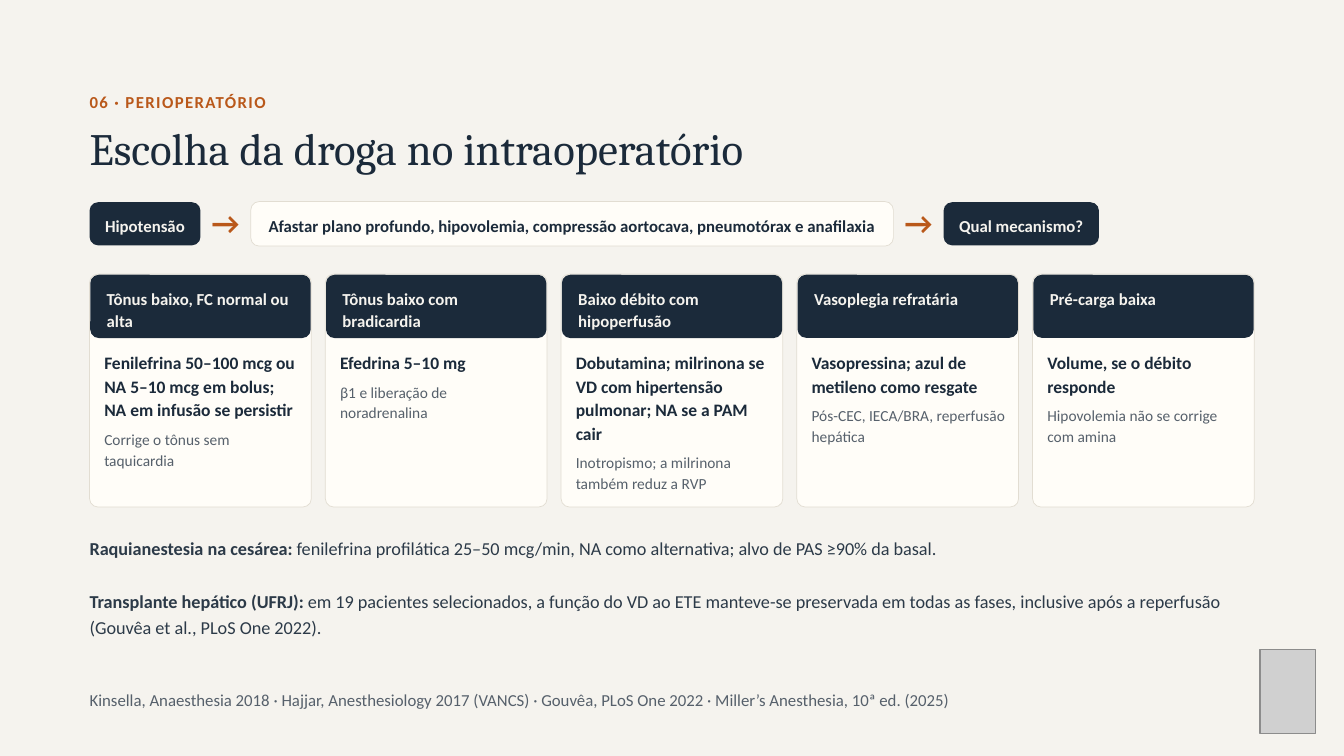
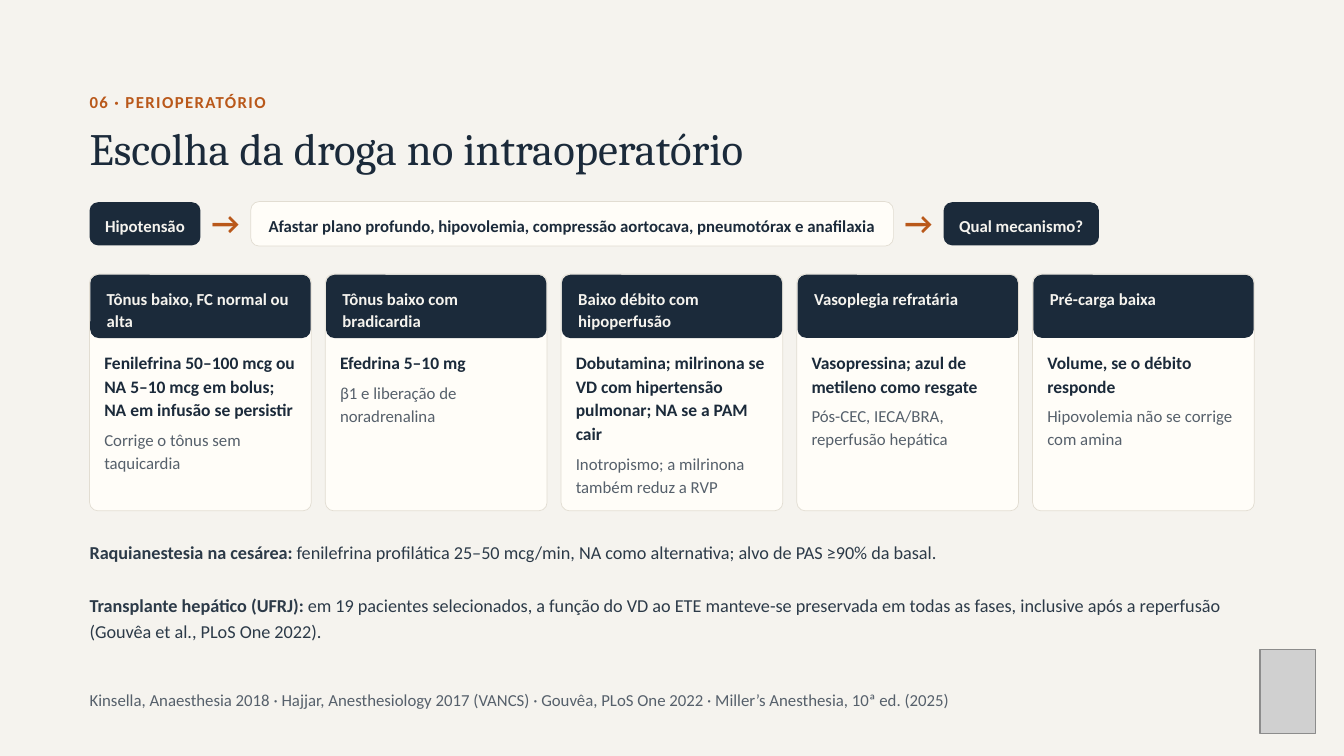
Before and after one commit to brunomoraesdubois-bit/Bruno, a slide deck: slide 17 of apresentacao/Aminas_Vasoativas.pptx. Drawn at 1344x756 pixels with LibreOffice and Linux fonts; fonts in the diff are those of the drawing; grey boxes stand for pictures. Boxes give left, top, right and bottom in pixels: in the first picture for what was removed or moved away, otherwise in the second. Text is boxed around its words. In the diff, an @@ line names an element or a change of style, - is before the commit and + after.

```diff
--- a/apresentacao/Aminas_Vasoativas.pptx
+++ b/apresentacao/Aminas_Vasoativas.pptx
@@ rounded rectangle: place and size @@
-rounded rectangle at [90,274,312,507]
+rounded rectangle at [90,274,312,511]
@@ rounded rectangle: place and size @@
-rounded rectangle at [326,274,547,507]
+rounded rectangle at [326,274,547,511]
@@ rounded rectangle: place and size @@
-rounded rectangle at [562,274,783,507]
+rounded rectangle at [562,274,783,511]
@@ rounded rectangle: place and size @@
-rounded rectangle at [798,274,1019,507]
+rounded rectangle at [798,274,1019,511]
@@ rounded rectangle: place and size @@
-rounded rectangle at [1032,274,1254,507]
+rounded rectangle at [1032,274,1254,511]
@@ size 11 to 12 pt; line spacing 14.8pt to 16.2pt in 5 elements at [104,434,240,472], [340,387,456,422], [576,458,744,493], [812,410,948,448], [1047,410,1232,445] @@
@@ text "Raquianestesia na cesárea: fenilefrina profilática ...": place and size @@
-text "Raquianestesia na cesárea: fenilefrina profilática ..." at [90,542,937,558]
+text "Raquianestesia na cesárea: fenilefrina profilática ..." at [90,546,937,562]
@@ text "Transplante hepático (UFRJ): em 19 ...": place and size @@
-text "Transplante hepático (UFRJ): em 19 ..." at [90,594,1221,637]
+text "Transplante hepático (UFRJ): em 19 ..." at [90,598,1221,641]
```
Also in this commit, not shown: 12 other slides changed, 34 other files.
